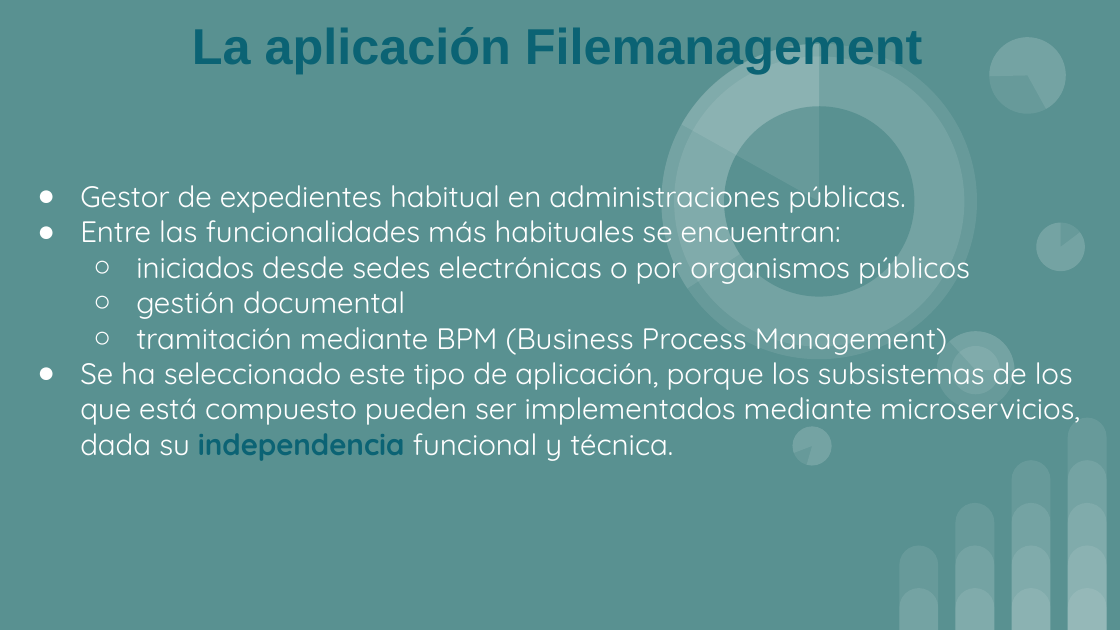
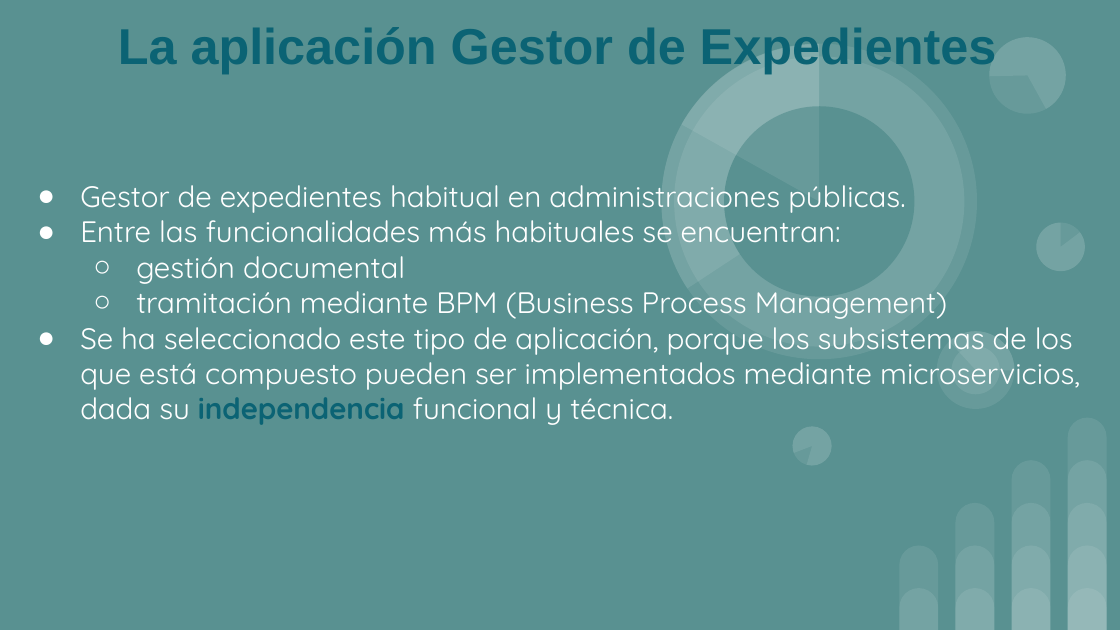
Before and after one commit to agat-prog/mca-filesmanagement-infrastructure, a slide deck: slide 3 of docs/Presentación-TFM-FIles_management_agat.pptx (slide 4 before the commit). Drawn at 1120x630 pixels with LibreOffice and Linux fonts; fonts in the diff are those of the drawing. Boxes give left, top, right and bottom in pixels: in the first picture for what was removed or moved away, otherwise in the second. Text is boxed around its words. In the diff, an @@ line names an element or a change of style, - is before the commit and + after.

```diff
--- a/docs/Presentación-TFM-FIles_management_agat.pptx
+++ b/docs/Presentación-TFM-FIles_management_agat.pptx
@@ title at (x1=118, y1=27, x2=997, y2=74): text changed @@
-La aplicación Filemanagement
+La aplicación Gestor de Expedientes
@@ subtitle at (x1=136, y1=256, x2=970, y2=284): paragraph removed @@
-  ○ iniciados desde sedes electrónicas o por organismos públicos
```
Also in this commit, not shown: 4 other slides changed, 6 slides removed, 2 other files.
